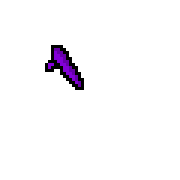
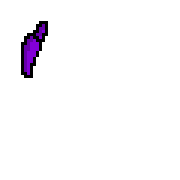
The second 180 × 180 image is a revision of the first. Changes to its layers:
added layer "pierna trasera 2 salto" above "pierna delantera 2 andar" over [21, 21, 48, 78]
hid "pierna delantera 1" over [45, 45, 84, 90]
